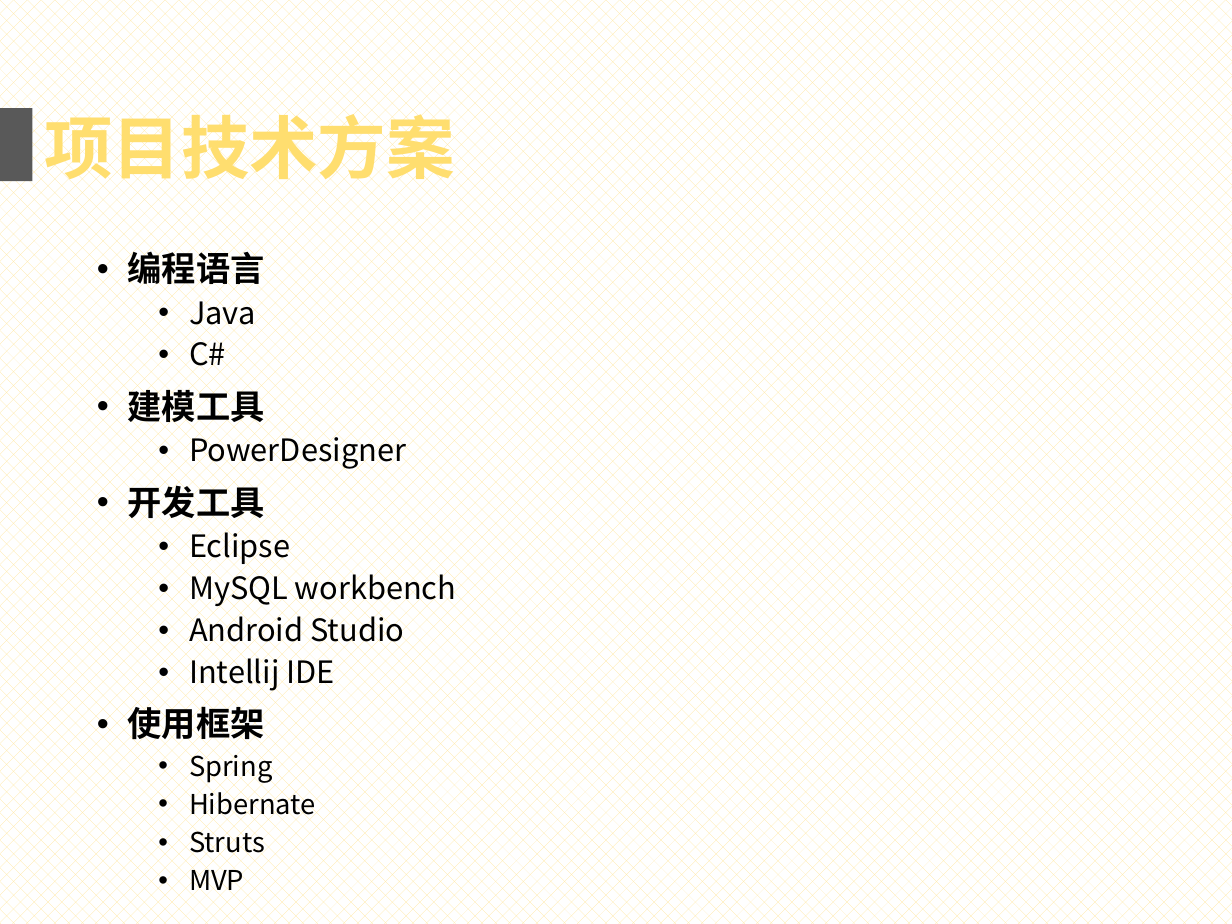
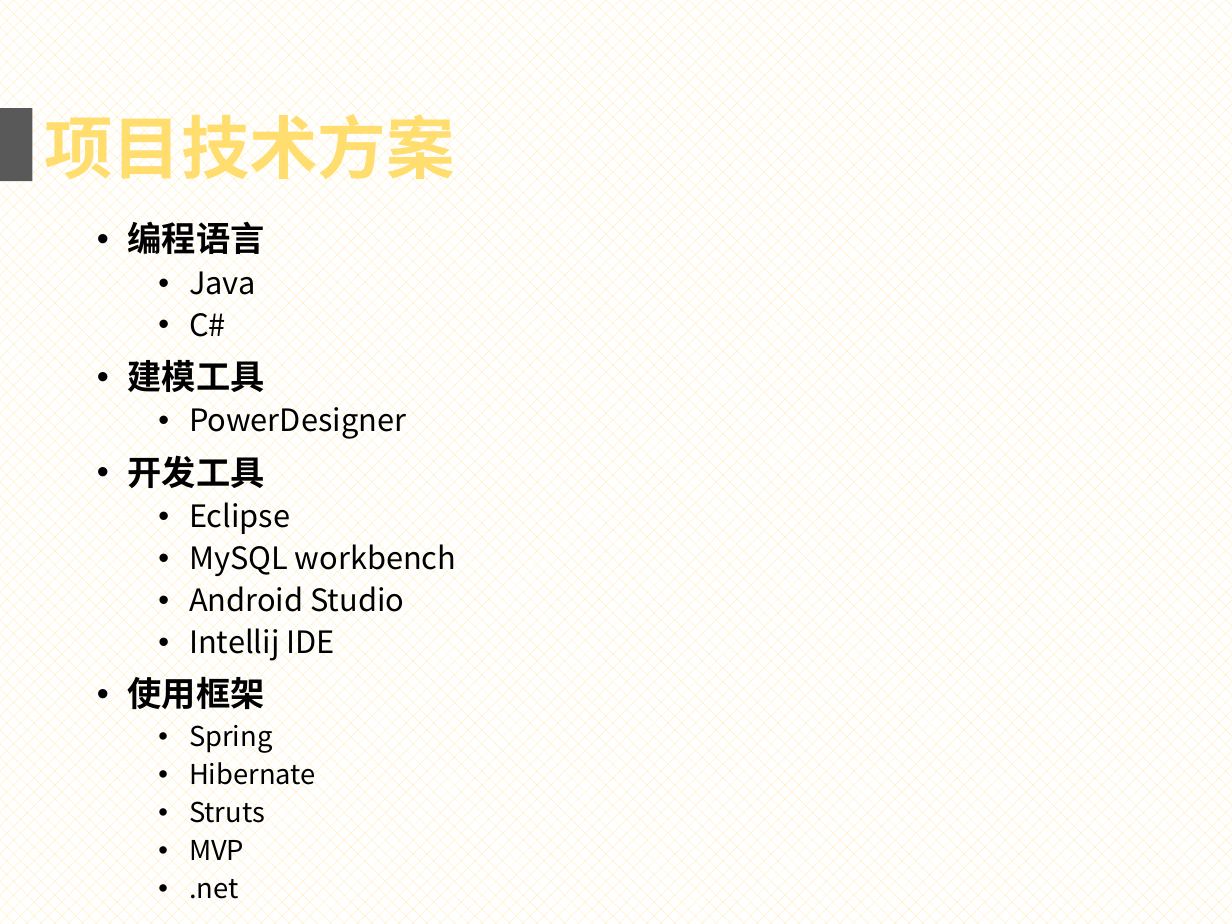
Before and after one commit to gocs/letmeknow, a slide deck: slide 14 of doc/presentation.pptx. Drawn at 1232x924 pixels with LibreOffice and Linux fonts; fonts in the diff are those of the drawing. Boxes give left, top, right and bottom in pixels: in the first picture for what was removed or moved away, otherwise in the second. Text is boxed around its words. In the diff, an @@ line names an element or a change of style, - is before the commit and + after.

```diff
--- a/doc/presentation.pptx
+++ b/doc/presentation.pptx
@@ text at (x1=128, y1=221, x2=456, y2=792): paragraph added @@
+  • .net
@@ text "编程语言" moved from (x1=128, y1=251, x2=456, y2=821) to (x1=128, y1=221, x2=456, y2=792) @@
```
Also in this commit, not shown: 2 other files.
